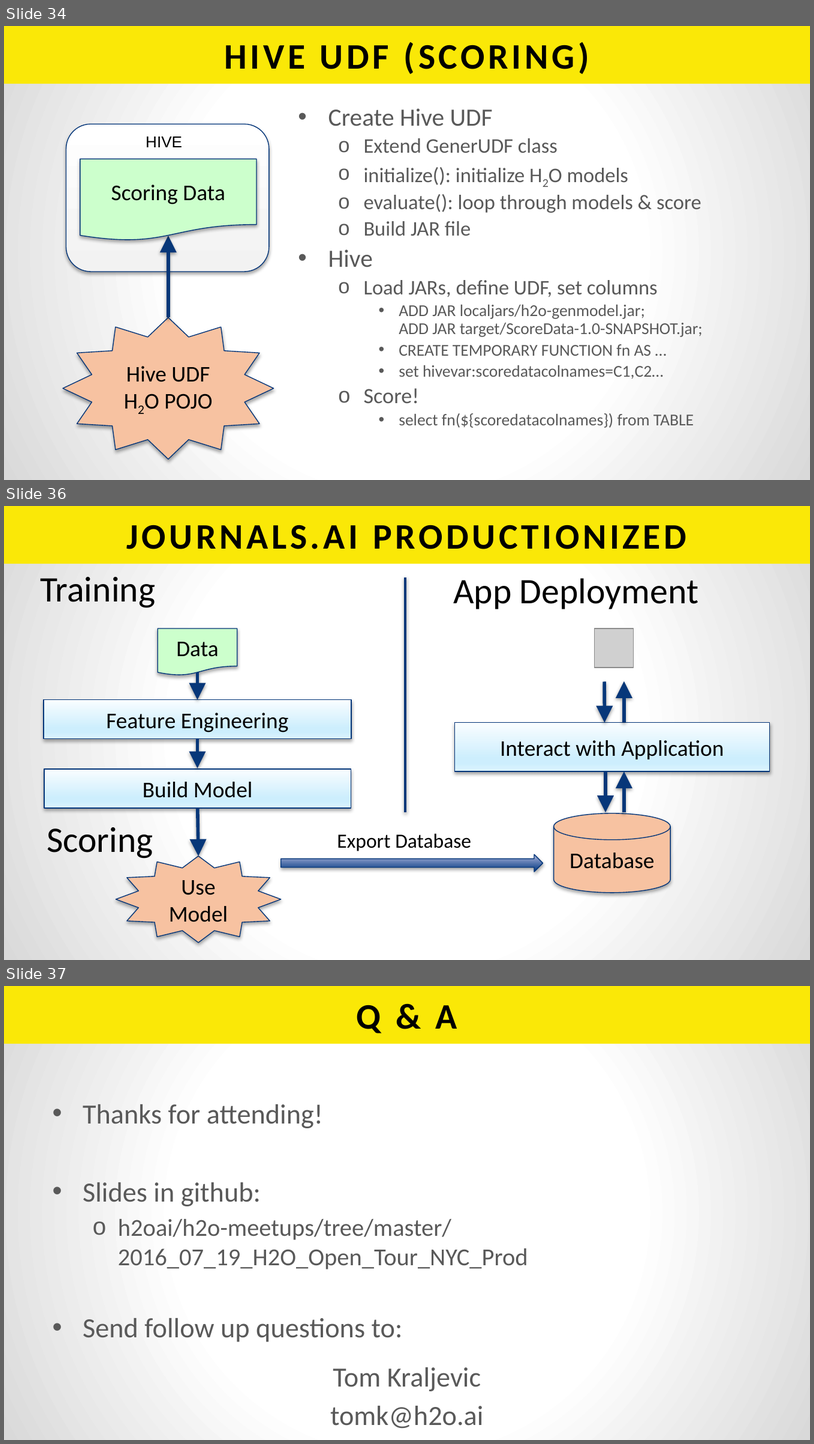
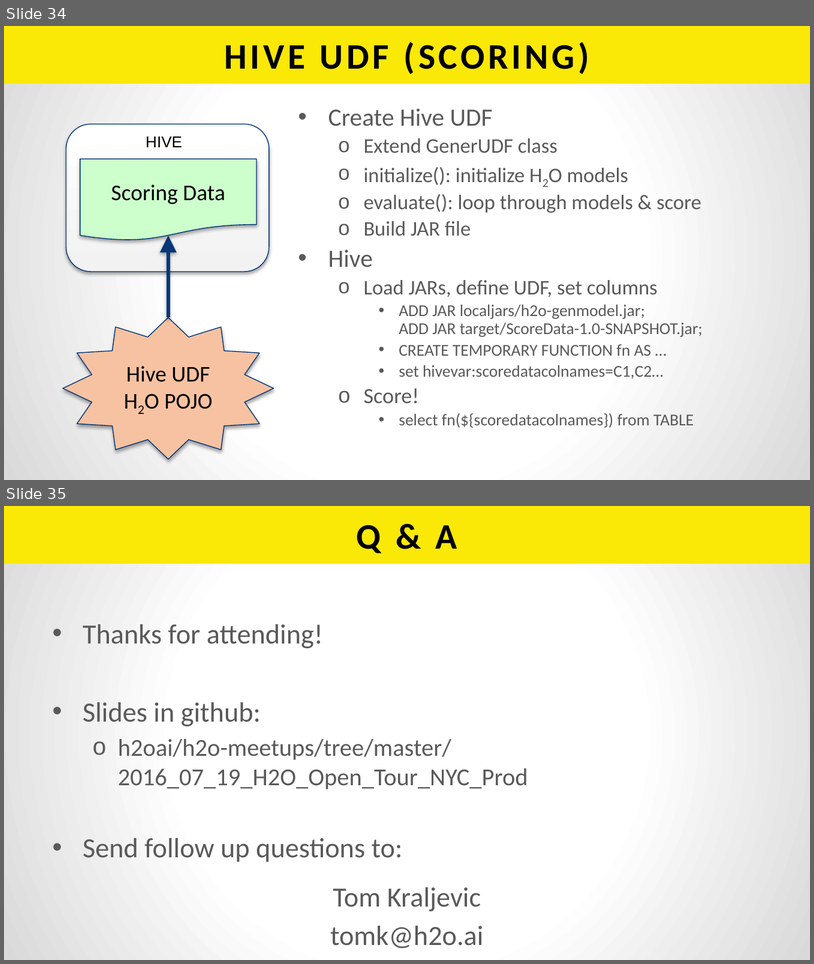
Before and after one commit to gitter-badger/h2o-meetups, a slide deck: 2016_07_19_H2O_Open_Tour_NYC_Prod/Prod16x9.pptx. Shown one above the other, each under a label of ours: slides 34, 36 and 37 before the commit, slides 34 and 35 after it; the slides between them are not shown. The pictures are 814x1444 and 814x964 pixels, drawn with LibreOffice and Linux fonts; fonts in the diff are those of the drawing; grey boxes stand for pictures. Boxes give left, top, right and bottom in pixels: in the first picture for what was removed or moved away, otherwise in the second. Text is boxed around its words. In the diff, an @@ line names an element or a change of style, - is before the commit and + after.

```diff
--- a/2016_07_19_H2O_Open_Tour_NYC_Prod/Prod16x9.pptx
+++ b/2016_07_19_H2O_Open_Tour_NYC_Prod/Prod16x9.pptx
@@ slide 36 removed at (4,506,810,960), background gradient #FFFFFF to #D9D9D9; not listed: 1 template element that a slide beside it also shows @@
@@ title removed at (126,525,687,549) @@
-JOURNALS.AI PRODUCTIONIZED
@@ text removed at (40,577,155,608) @@
-Training
@@ line removed from (405, 577) to (405, 813) @@
@@ text removed at (453,578,699,609) @@
-App Deployment
@@ flow chart document removed at (158,628,238,675) @@
-Data
@@ picture removed at (595,628,634,667) @@
@@ arrow removed from (198, 672) to (198, 700) @@
@@ arrow removed from (605, 682) to (605, 722) @@
@@ arrow removed from (624, 722) to (624, 681) @@
@@ rectangle removed at (44,700,351,738) @@
-Feature Engineering
@@ arrow removed from (198, 738) to (198, 768) @@
@@ rectangle removed at (455,722,770,771) @@
-Interact with Application
@@ rectangle removed at (44,769,351,808) @@
-Build Model
@@ arrow removed from (606, 771) to (606, 813) @@
@@ arrow removed from (624, 813) to (624, 771) @@
@@ arrow removed from (198, 808) to (198, 856) @@
@@ text removed at (47,827,153,858) @@
-Scoring
@@ cylinder removed at (554,813,671,892) @@
-Database
@@ text removed at (337,833,471,851) @@
-Export Database
@@ star removed at (116,856,281,942) @@
-Use Model
@@ right arrow removed at (281,855,543,871) @@
@@ what was slide 37 is now slide 35 @@
```
Also in this commit, not shown: 1 slide changed, 1 other slide removed, 1 other file.
